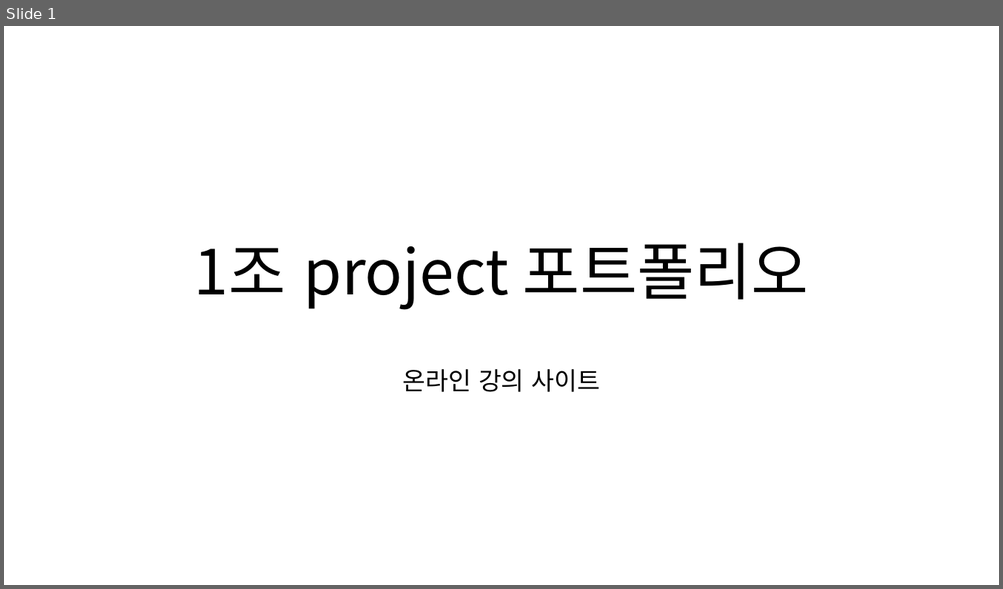
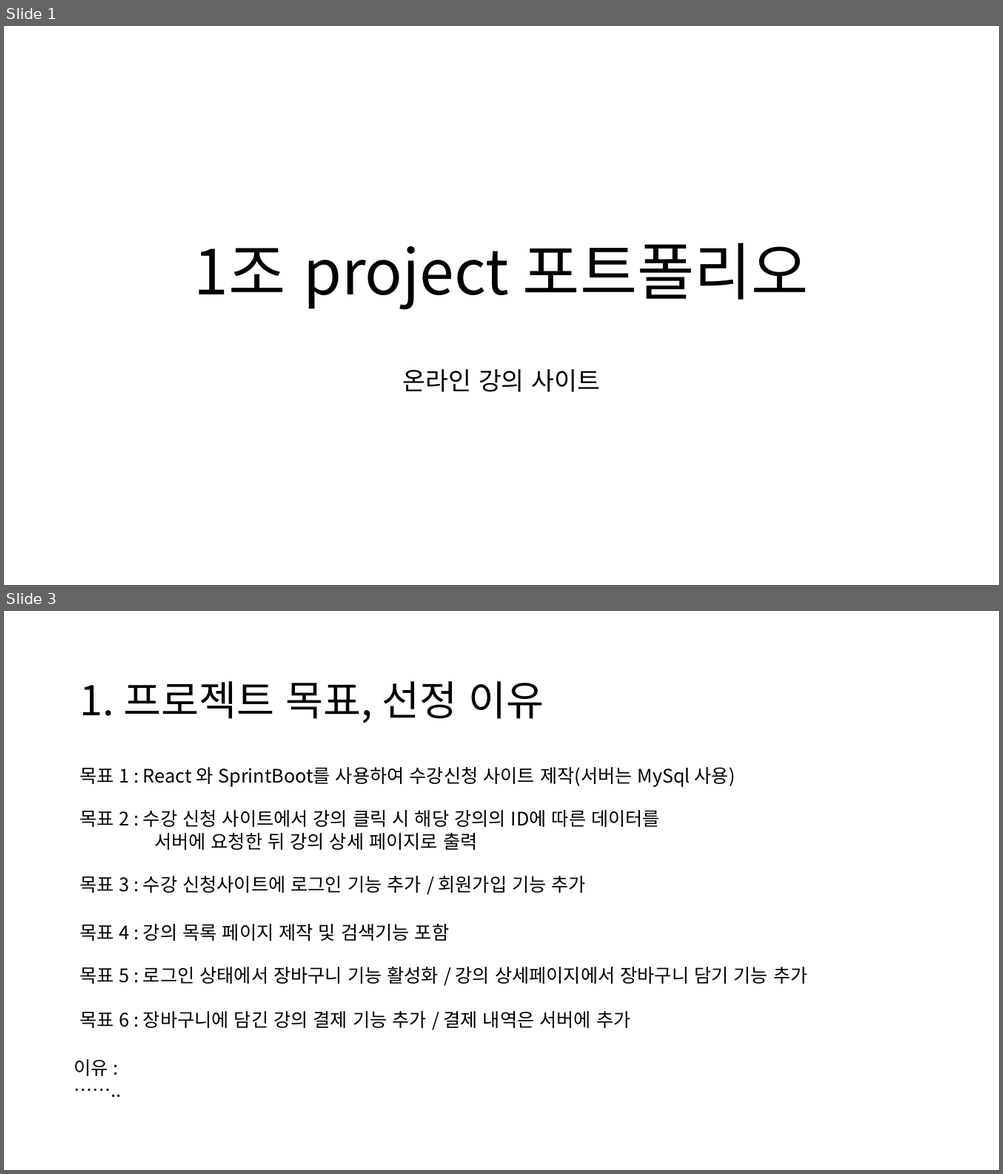
Before and after one commit to NALASAI/SelfIntroduction, a slide deck: 1조 project 포트폴리오(이력서용).pptx. Shown one above the other, each under a label of ours: slide 1 before the commit, slides 1 and 3 after it; the slides between them are not shown. The pictures are 1003x589 and 1003x1174 pixels, drawn with LibreOffice and Linux fonts; fonts in the diff are those of the drawing. Boxes give left, top, right and bottom in pixels: in the first picture for what was removed or moved away, otherwise in the second. Text is boxed around its words. In the diff, an @@ line names an element or a change of style, - is before the commit and + after.

```diff
--- a/1조 project 포트폴리오(이력서용).pptx
+++ b/1조 project 포트폴리오(이력서용).pptx
@@ slide 3 added at [4, 611, 999, 1170], background #FFFFFF @@
@@ title added at [79, 681, 544, 723], 39.6 pt, text #000000 @@
+1. 프로젝트 목표, 선정 이유
@@ text added at [79, 767, 735, 787], 18 pt, text #000000 @@
+목표 1 : React 와 SprintBoot를 사용하여 수강신청 사이트 제작(서버는 MySql 사용)
@@ text added at [79, 810, 660, 850], 18 pt, text #000000 @@
+목표 2 : 수강 신청 사이트에서 강의 클릭 시 해당 강의의 ID에 따른 데이터를
+서버에 요청한 뒤 강의 상세 페이지로 출력
@@ text added at [79, 876, 586, 893], 18 pt, text #000000 @@
+목표 3 : 수강 신청사이트에 로그인 기능 추가 / 회원가입 기능 추가
@@ text added at [79, 924, 449, 941], 18 pt, text #000000 @@
+목표 4 : 강의 목록 페이지 제작 및 검색기능 포함
@@ text added at [79, 967, 807, 984], 18 pt, text #000000 @@
+목표 5 : 로그인 상태에서 장바구니 기능 활성화 / 강의 상세페이지에서 장바구니 담기 기능 추가
@@ text added at [79, 1011, 630, 1028], 18 pt, text #000000 @@
+목표 6 : 장바구니에 담긴 강의 결제 기능 추가 / 결제 내역은 서버에 추가
@@ text added at [74, 1059, 108, 1076], 18 pt, text #000000 @@
+이유 : ……..
```
Also in this commit, not shown: 1 other slide added, 8 other files.
